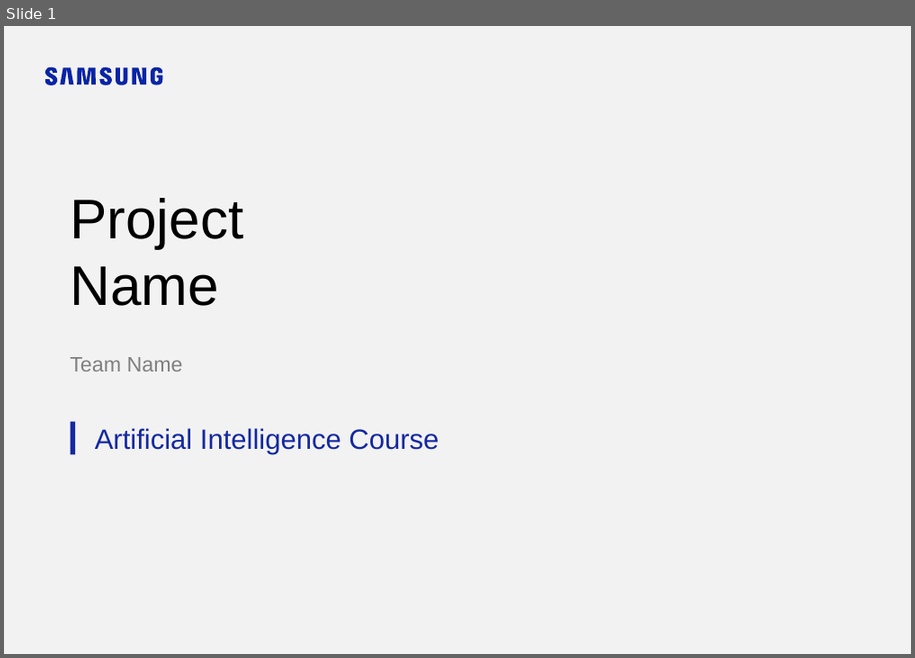
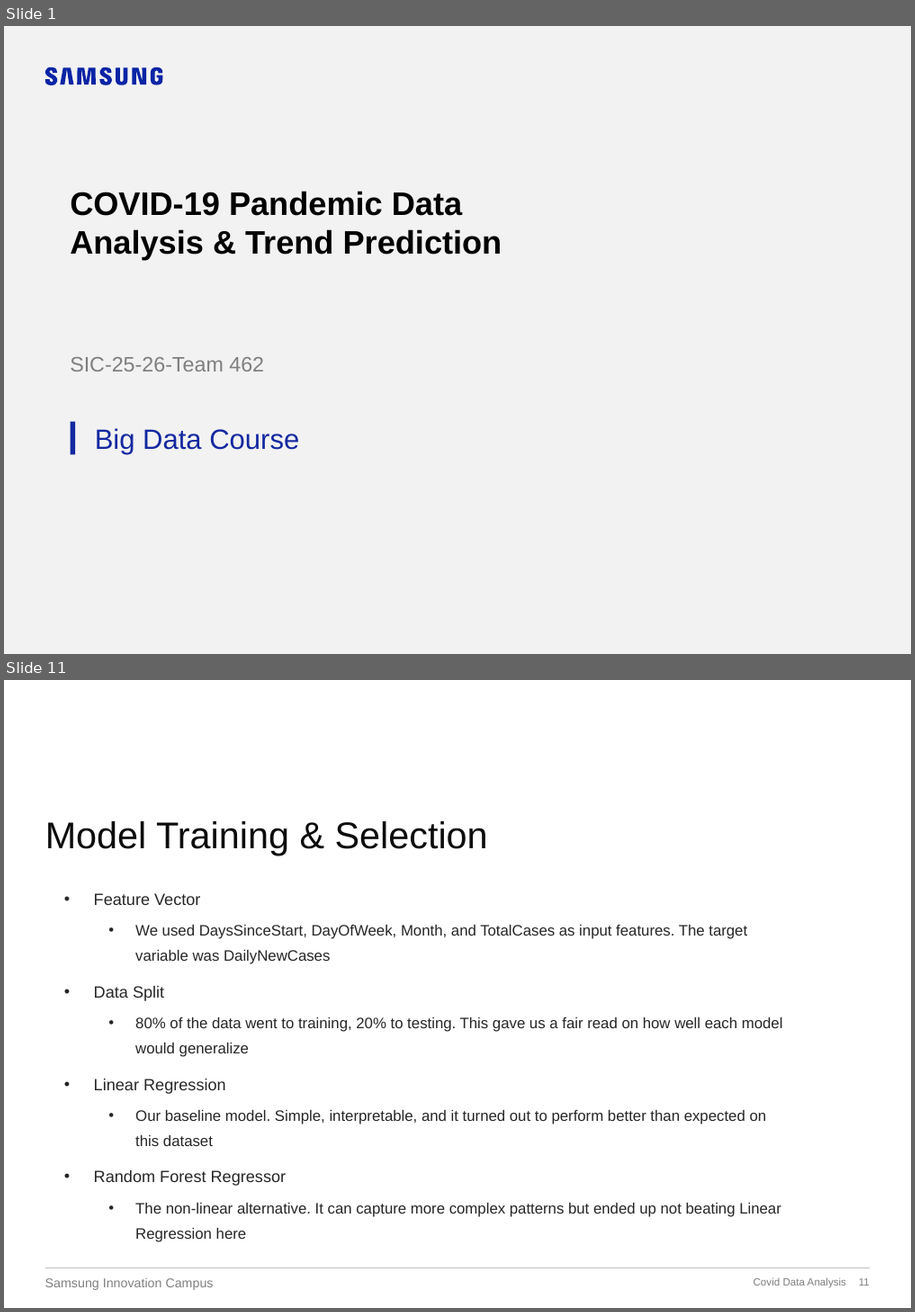
Before and after one commit to prabh9050/SIC-25-26-TEAM462, a slide deck: submission_template/4 Project Presentation.pptx. Shown one above the other, each under a label of ours: slide 1 before the commit, slides 1 and 11 after it; the slides between them are not shown. The pictures are 915x658 and 915x1312 pixels, drawn with LibreOffice and Linux fonts; fonts in the diff are those of the drawing; background and template pictures are left out. Boxes give left, top, right and bottom in pixels: in the first picture for what was removed or moved away, otherwise in the second. Text is boxed around its words. In the diff, an @@ line names an element or a change of style, - is before the commit and + after.

```diff
--- a/submission_template/4 Project Presentation.pptx
+++ b/submission_template/4 Project Presentation.pptx
@@ slide 11 added at [4,680,911,1308], background picture (left out) @@
@@ title added at [45,821,488,856], 32 pt, text #0C0C0C @@
+Model Training & Selection
@@ text added at [94,893,150,905], 18 pt, text #FFFFFF @@
+3.1 Feature Engineering & Modeling
@@ text added at [94,893,783,1242], 13 pt, text #262626 @@
+• Feature Vector
+  • We used DaysSinceStart, DayOfWeek, Month, and TotalCases as input features. The target variable was DailyNewCases
+• Data Split
+  • 80% of the data went to training, 20% to testing. This gave us a fair read on how well each model would generalize
+• Linear Regression
+  • Our baseline model. Simple, interpretable, and it turned out to perform better than expected on this dataset
+• Random Forest Regressor
+  • The non-linear alternative. It can capture more complex patterns but ended up not beating Linear Regression here
@@ line added from (45, 1269) to (869, 1269), #BFBFBF 0.75 pt @@
@@ text added at [45,1278,214,1290], 11 pt, text #7F7F7F @@
+Samsung Innovation Campus
@@ text added at [754,1278,846,1288], 9 pt, text #7F7F7F @@
+Covid Data Analysis
@@ page number added at [859,1278,870,1286], 9 pt, text #7F7F7F @@
+11
@@ slide 1 changed as well @@
@@ title at [70,191,503,260]: text changed; size 48 to 28 pt; bold on @@
-Project
-Name
+COVID-19 Pandemic Data Analysis & Trend Prediction
@@ text at [70,357,264,372]: text changed @@
-Team Name
+SIC-25-26-Team 462
@@ text at [95,428,299,455]: text changed @@
-Artificial Intelligence Course
+Big Data Course
```
Also in this commit, not shown: 1 other slide changed, 16 other slides added, 2 slides removed, 3 other files.
